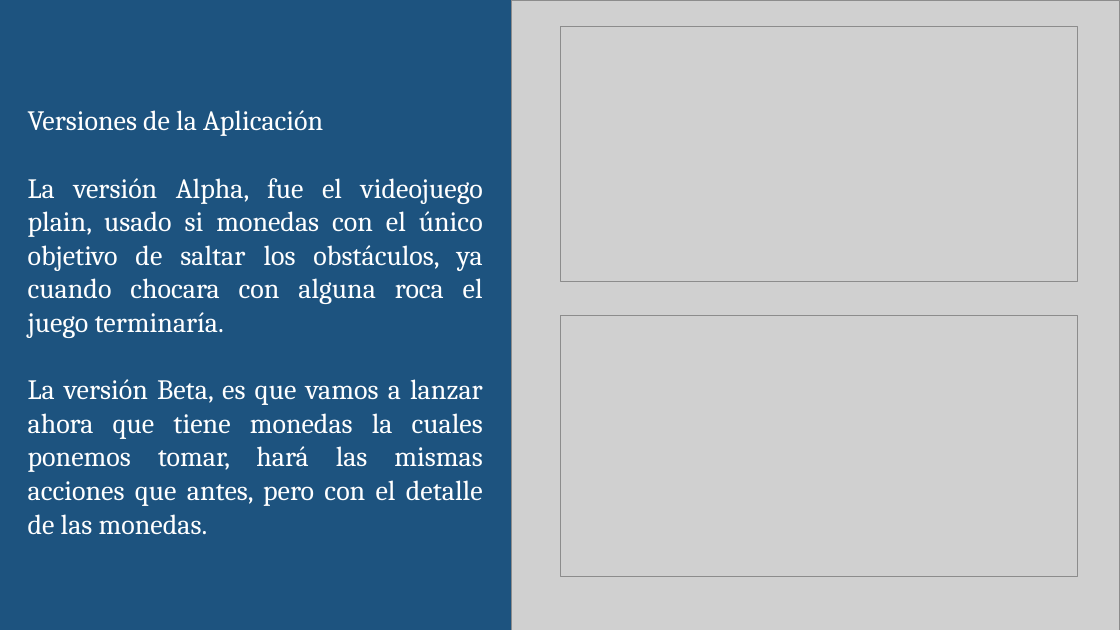
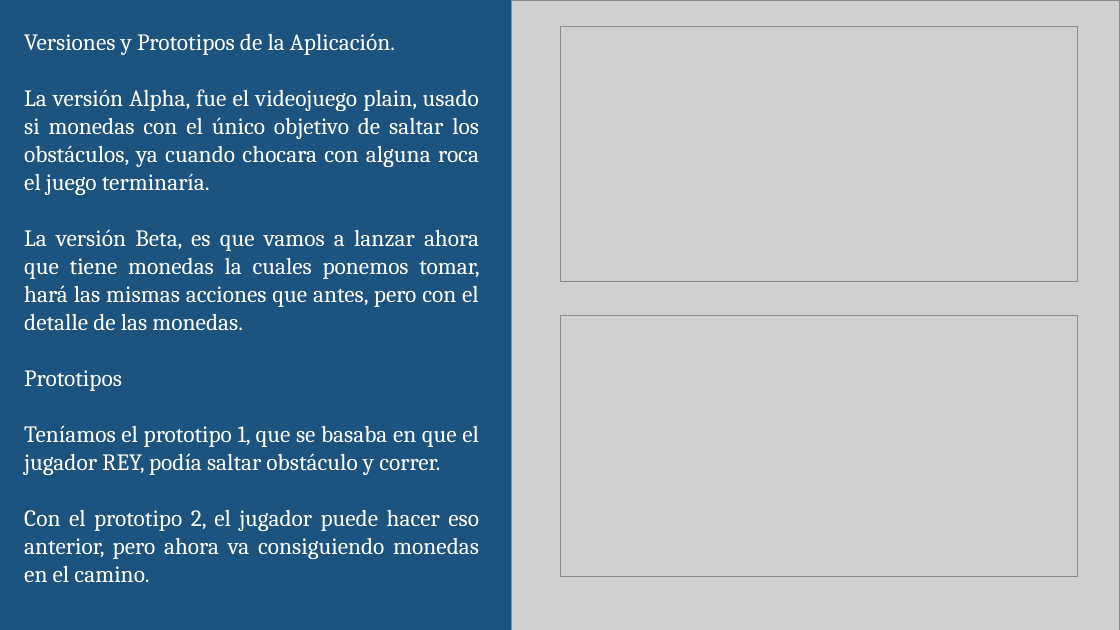
Before and after one commit to enma-29/Proyecto_final, a slide deck: slide 7 of PRESENTACIÓN DE VIDEOJUEGOS_final.pptx (slide 18 before the commit). Drawn at 1120x630 pixels with LibreOffice and Linux fonts; fonts in the diff are those of the drawing; grey boxes stand for pictures. Boxes give left, top, right and bottom in pixels: in the first picture for what was removed or moved away, otherwise in the second. Text is boxed around its words. In the diff, an @@ line names an element or a change of style, - is before the commit and + after.

```diff
--- a/PRESENTACIÓN DE VIDEOJUEGOS_final.pptx
+++ b/PRESENTACIÓN DE VIDEOJUEGOS_final.pptx
@@ text "Versiones y Prototipos de la ...": place and size @@
-text "Versiones y Prototipos de la ..." at <box>28,110,483,534</box>
+text "Versiones y Prototipos de la ..." at <box>24,33,479,582</box>
@@ text at <box>24,33,395,55</box>: text changed; size 24 to 20 pt @@
-Versiones de la Aplicación
+Versiones y Prototipos de la Aplicación.
@@ text at <box>24,89,479,331</box>: size 24 to 20 pt in "La versión Alpha, fue el videojuego plain, ...", "La versión Beta, es que vamos a ..." @@
@@ text at <box>24,370,479,582</box>: paragraphs added @@
+Prototipos
+Teníamos el prototipo 1, que se basaba en que el jugador REY, podía saltar obstáculo y correr.
+Con el prototipo 2, el jugador puede hacer eso anterior, pero ahora va consiguiendo monedas en el camino.
```
Also in this commit, not shown: 9 slides added, 12 slides removed.
